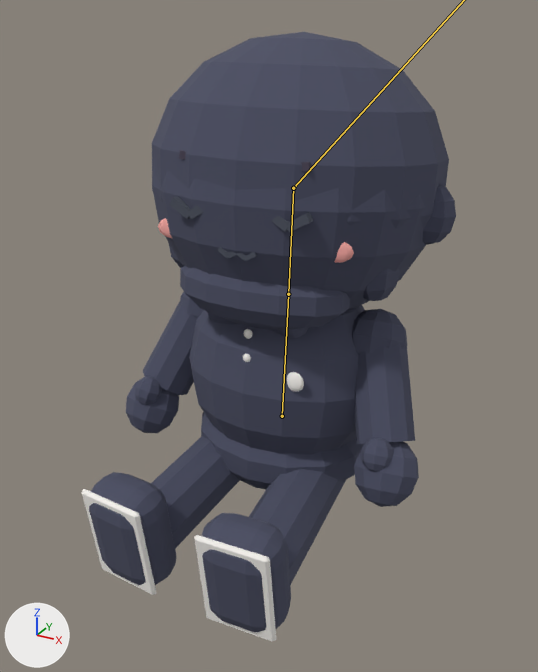
The glTF model out/avatars/av_tavi.glb: old version first, new version second.
Before and after are seen from a 50 mm camera at (0.669, -1.277, 1.445) aimed at (0.012, -0.083, 0.848). Every picture has the same lights, and +X, +Y and +Z are marked at lower left. The first picture is the older version. Both versions are drawn at frame 39 of the action 'sit'; the numbers are the values there. The bones that change are drawn over the model as lines.

Names of what the first picture shows: 'SM_av_tavi_acc_beard_outline', 'SM_av_tavi_arm_l_outline', 'SM_av_tavi_arm_r_outline', 'SM_av_tavi_face_blink', 'SM_av_tavi_hair_outline', 'SM_av_tavi_head_outline', 'SM_av_tavi_hips_outline', 'SM_av_tavi_leg_l', 'SM_av_tavi_leg_l_outline', 'SM_av_tavi_leg_r', 'SM_av_tavi_leg_r_outline', 'SM_av_tavi_torso', 'SM_av_tavi_torso_outline'.
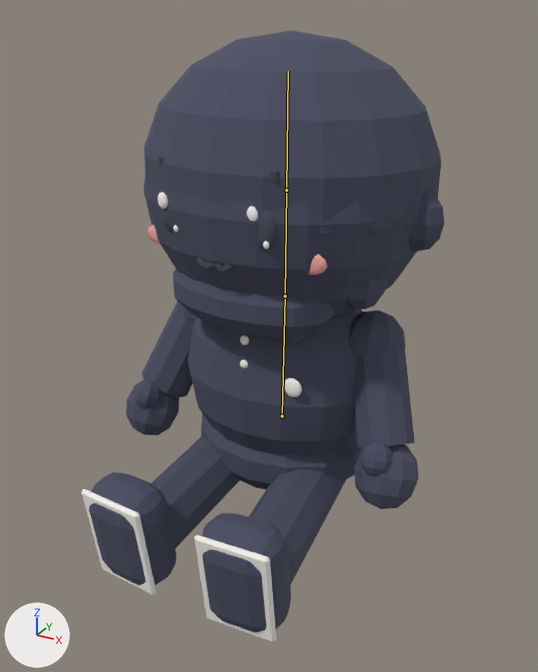
Diff of the bpy script that builds the scene:
```diff
--- a/out/avatars/av_tavi.glb.py
+++ b/out/avatars/av_tavi.glb.py
@@ bone_spine @@
 bone_spine = bpy.data.objects['ARM_av_tavi'].pose.bones['spine']  # child of 'hips'
-bone_spine.rotation_quaternion = (0.999, -0.043, 0.0, 0.0)  # degrees (-5, 0, 0)
+bone_spine.rotation_quaternion = (1.0, -0.016, 0.0, 0.0)  # degrees (-2, 0, 0)
@@ bone_head @@
 bone_head = bpy.data.objects['ARM_av_tavi'].pose.bones['head']  # child of 'spine'
-bone_head.rotation_quaternion = (0.999, 0.001, 0.033, 0.0)  # degrees (0, 4, 0)
+bone_head.rotation_quaternion = (0.999, 0.01, -0.033, 0.0)  # degrees (1, -4, 0)
@@ bone_face_neutral @@
 bone_face_neutral = bpy.data.objects['ARM_av_tavi'].pose.bones['face_neutral']  # child of 'head'
-bone_face_neutral.scale = (0.0, 0.0, 0.0)
+bone_face_neutral.scale = (1.0, 1.0, 1.0)
@@ bone_face_blink @@
 bone_face_blink = bpy.data.objects['ARM_av_tavi'].pose.bones['face_blink']  # child of 'head'
-bone_face_blink.scale = (1000.0, 1000.0, 1000.0)
+bone_face_blink.scale = (1.0, 1.0, 1.0)
```

Boxes [x1, y1, x2, y2] around the edits, measured in the pictures (538 x 672 px):
'SM_av_tavi_hair_outline', posed (6% taller): before [152, 32, 449, 230]; after [144, 30, 441, 240]
'SM_av_tavi_head_outline', posed: before [152, 167, 456, 309]; after [144, 172, 444, 316]
'SM_av_tavi_torso_outline', posed: before [189, 305, 365, 454]; after [188, 309, 363, 455]
'SM_av_tavi_arm_l_outline', posed: before [352, 309, 419, 507]; after [349, 310, 419, 509]
'SM_av_tavi_acc_beard_outline', posed: before [168, 242, 401, 330]; after [173, 270, 387, 337]
'SM_av_tavi_arm_r_outline', posed (9% narrower): before [126, 292, 204, 433]; after [126, 301, 197, 435]
'SM_av_tavi_face_neutral', posed (not visible before): after [147, 157, 327, 275]
'SM_av_tavi_torso', posed: before [243, 329, 304, 392]; after [240, 335, 302, 397]
bone 'spine', root to tip: before (282, 416) to (288, 294); after (282, 416) to (285, 296)
bone 'head', root to tip: before (288, 294) to (293, 188); after (285, 296) to (286, 190)
bone 'face_neutral', root to tip: before (293, 188) to (293, 188); after (286, 190) to (288, 71)
